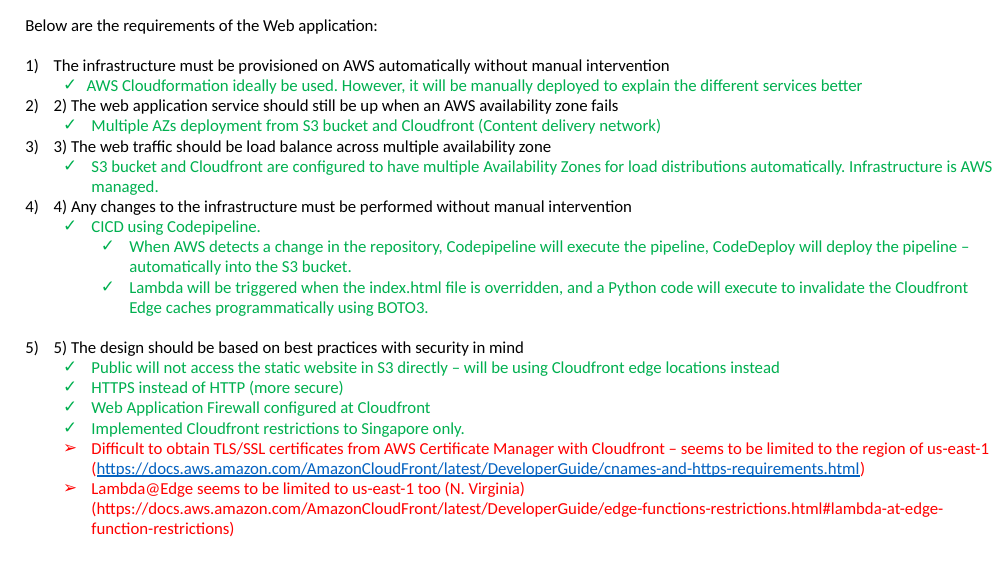
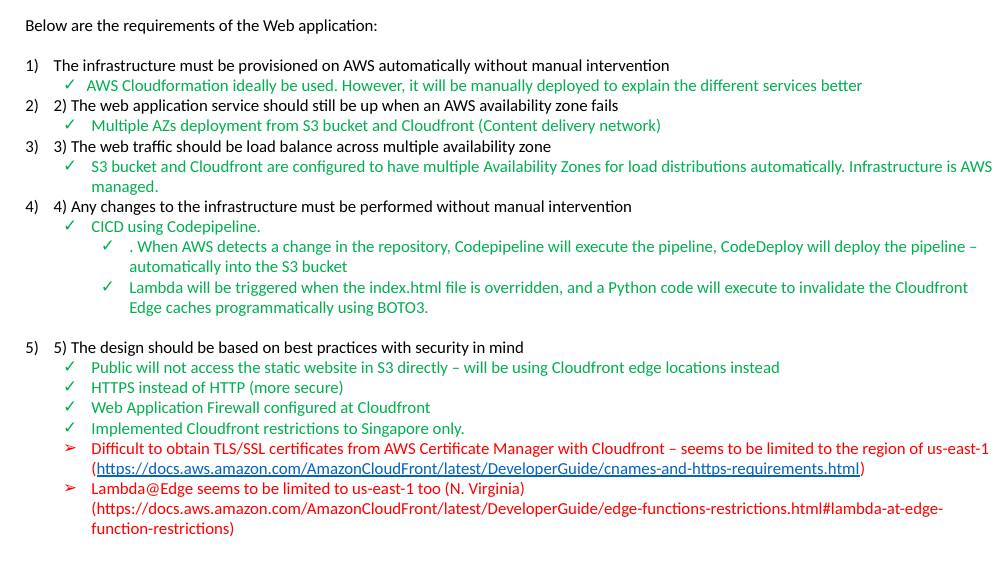
Before and after one commit to moeadmin2/sample-webapp, a slide deck: slide 2 of architecture diagram.pptx. Drawn at 1008x567 pixels with LibreOffice and Linux fonts; fonts in the diff are those of the drawing. Boxes give left, top, right and bottom in pixels: in the first picture for what was removed or moved away, otherwise in the second. Text is boxed around its words. In the diff, an @@ line names an element or a change of style, - is before the commit and + after.

```diff
--- a/architecture diagram.pptx
+++ b/architecture diagram.pptx
@@ text at (129,240,966,275): text changed @@
-    ✓ When AWS detects a change in the repository, Codepipeline will execute the pipeline, CodeDeploy will deploy the pipeline – automatically into the S3 bucket.
+    ✓ . When AWS detects a change in the repository, Codepipeline will execute the pipeline, CodeDeploy will deploy the pipeline – automatically into the S3 bucket
```
Also in this commit, not shown: 2 other slides changed, 1 other file.
